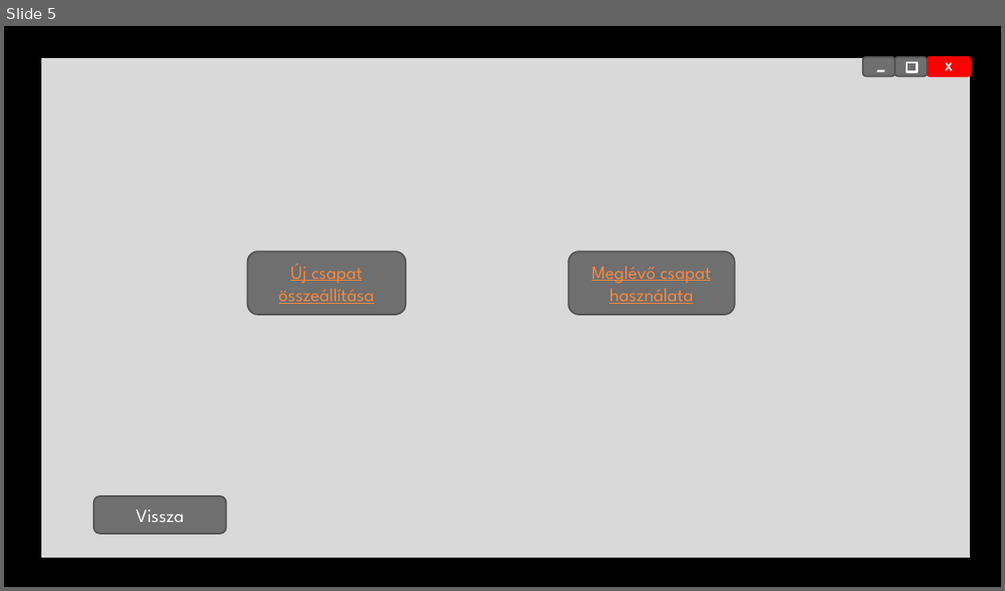
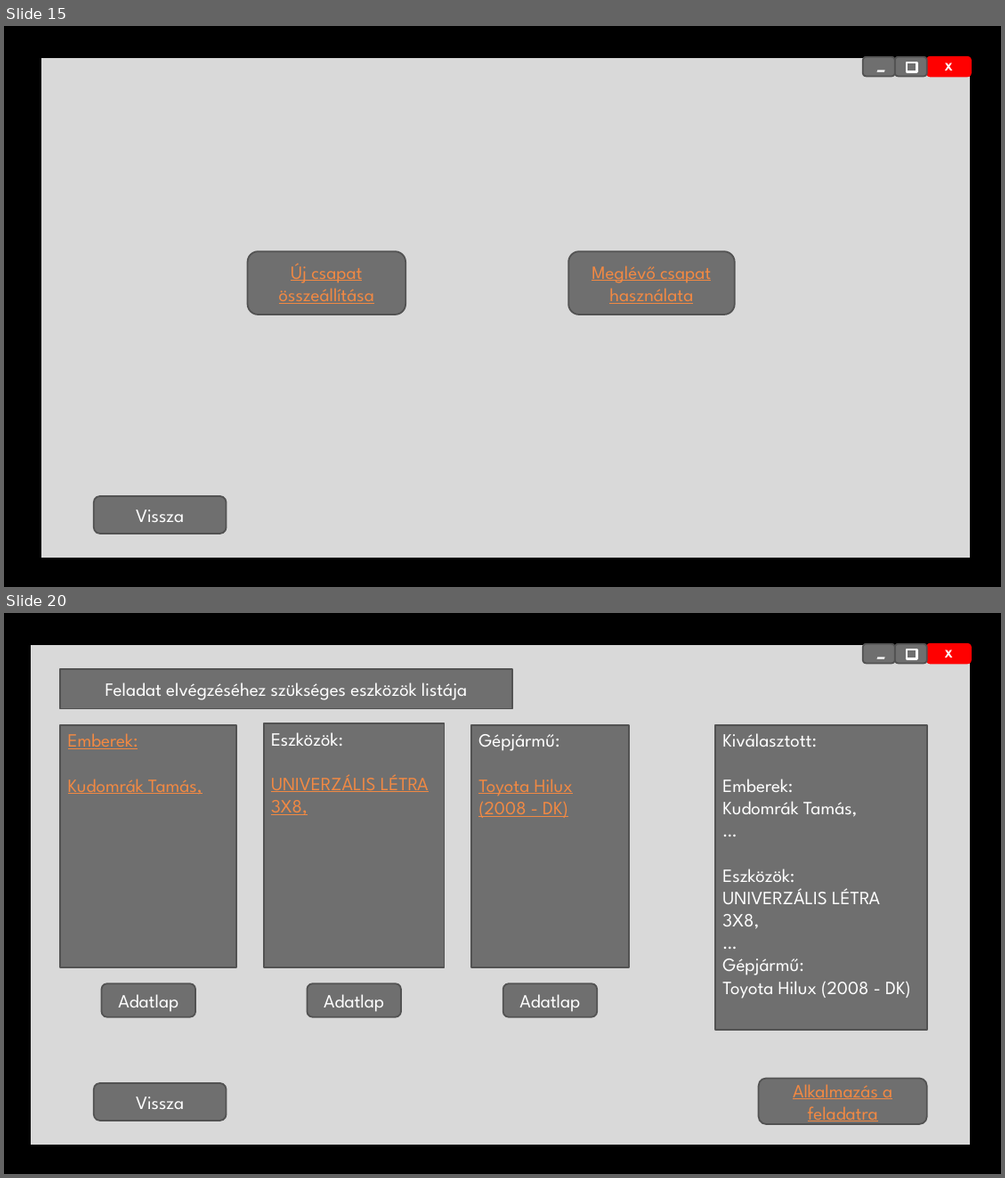
Before and after one commit to B34B77/Szakdolgozat, a slide deck: Dokumentumok/Képernyő tervek.pptx. Shown one above the other, each under a label of ours: slide 5 before the commit, slides 15 and 20 after it; the slides between them are not shown. The pictures are 1005x591 and 1005x1178 pixels, drawn with LibreOffice and Linux fonts; fonts in the diff are those of the drawing; background and template pictures are left out. Boxes give left, top, right and bottom in pixels: in the first picture for what was removed or moved away, otherwise in the second. Text is boxed around its words. In the diff, an @@ line names an element or a change of style, - is before the commit and + after.

```diff
--- a/Dokumentumok/Képernyő tervek.pptx
+++ b/Dokumentumok/Képernyő tervek.pptx
@@ slide 20 added at bbox=[4, 613, 1001, 1174], background picture (left out) @@
@@ rectangle added at bbox=[30, 643, 971, 1144], fill #D9D9D9, outline #000000 1.5 pt @@
@@ rounded rectangle added at bbox=[863, 643, 896, 663], fill #6F6F6F, outline #525252 1.5 pt, 28 pt, text #FFFFFF, italic @@
+-
@@ rounded rectangle added at bbox=[895, 643, 927, 663], fill #6F6F6F, outline #525252 1.5 pt @@
@@ rectangle added at bbox=[906, 649, 917, 659], fill #6F6F6F, outline #FFFFFF 2.25 pt @@
@@ rounded rectangle added at bbox=[927, 643, 971, 663], fill #FF0000, outline #FF0000 1.5 pt, 11 pt, text #FFFFFF, bold @@
+X
@@ rectangle added at bbox=[60, 669, 512, 709], fill #6F6F6F, outline #525252 1.5 pt, 18 pt, text #FFFFFF @@
+Feladat elvégzéséhez szükséges eszközök listája
@@ rectangle added at bbox=[60, 725, 236, 967], fill #6F6F6F, outline #525252 1.5 pt, 18 pt, text #F28943, underline @@
+Emberek:
+Kudomrák Tamás,
@@ rectangle added at bbox=[264, 723, 444, 966], fill #6F6F6F, outline #525252 1.5 pt, 18 pt, text #F28943, underline @@
+Eszközök:
+UNIVERZÁLIS LÉTRA 3X8,
@@ rectangle added at bbox=[471, 725, 629, 967], fill #6F6F6F, outline #525252 1.5 pt, 18 pt, text #F28943, underline @@
+Gépjármű:
+Toyota Hilux (2008 - DK)
@@ rectangle added at bbox=[715, 725, 927, 1030], fill #6F6F6F, outline #525252 1.5 pt, 18 pt, text #FFFFFF @@
+Kiválasztott:
+Emberek:
+Kudomrák Tamás,
+…
+Eszközök:
+UNIVERZÁLIS LÉTRA 3X8,
+…
+Gépjármű:
+Toyota Hilux (2008 - DK)
@@ rounded rectangle added at bbox=[101, 984, 195, 1018], fill #6F6F6F, outline #525252 1.5 pt, 18 pt, text #FFFFFF @@
+Adatlap
@@ rounded rectangle added at bbox=[307, 984, 401, 1018], fill #6F6F6F, outline #525252 1.5 pt, 18 pt, text #FFFFFF @@
+Adatlap
@@ rounded rectangle added at bbox=[502, 984, 597, 1018], fill #6F6F6F, outline #525252 1.5 pt, 18 pt, text #FFFFFF @@
+Adatlap
@@ rounded rectangle added at bbox=[94, 1083, 226, 1121], fill #6F6F6F, outline #525252 1.5 pt, 18 pt, text #FFFFFF @@
+Vissza
@@ rounded rectangle added at bbox=[759, 1078, 927, 1124], fill #6F6F6F, outline #525252 1.5 pt, 18 pt, text #F28943, underline @@
+Alkalmazás a feladatra
@@ what was slide 5 is now slide 15 @@
```
Also in this commit, not shown: 9 slides changed, 18 other slides added, 2 slides removed.
